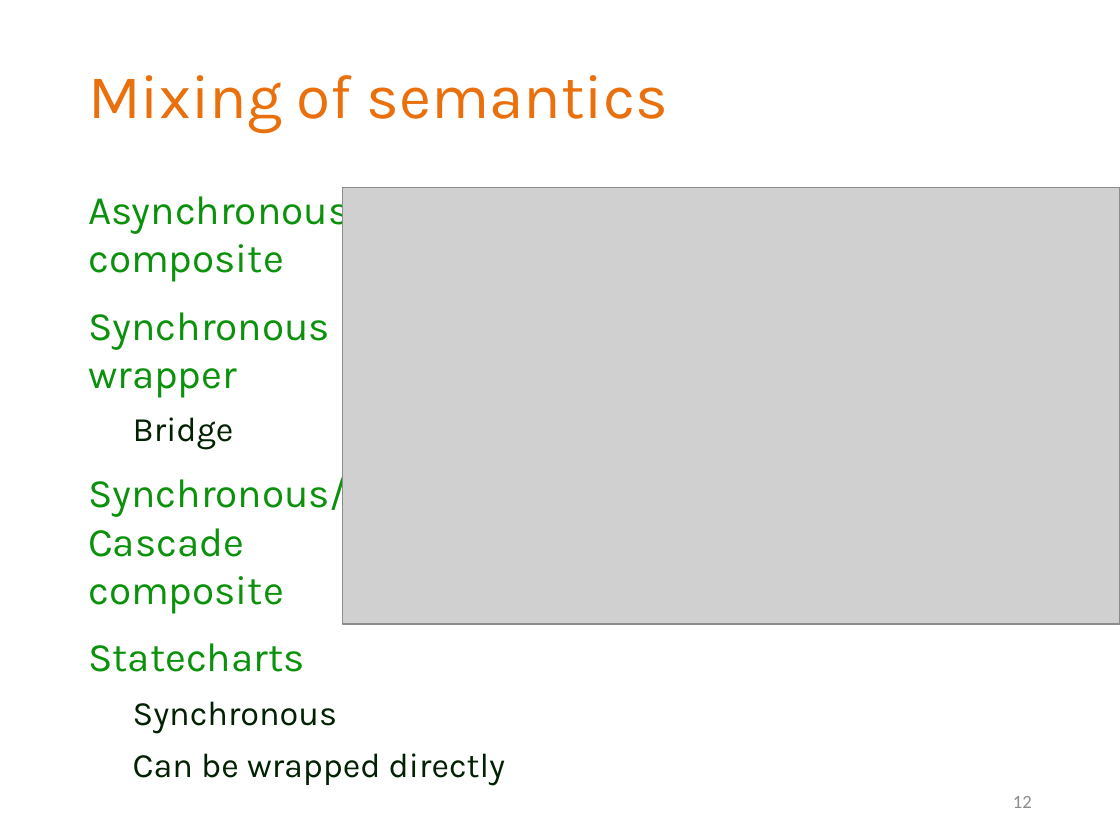
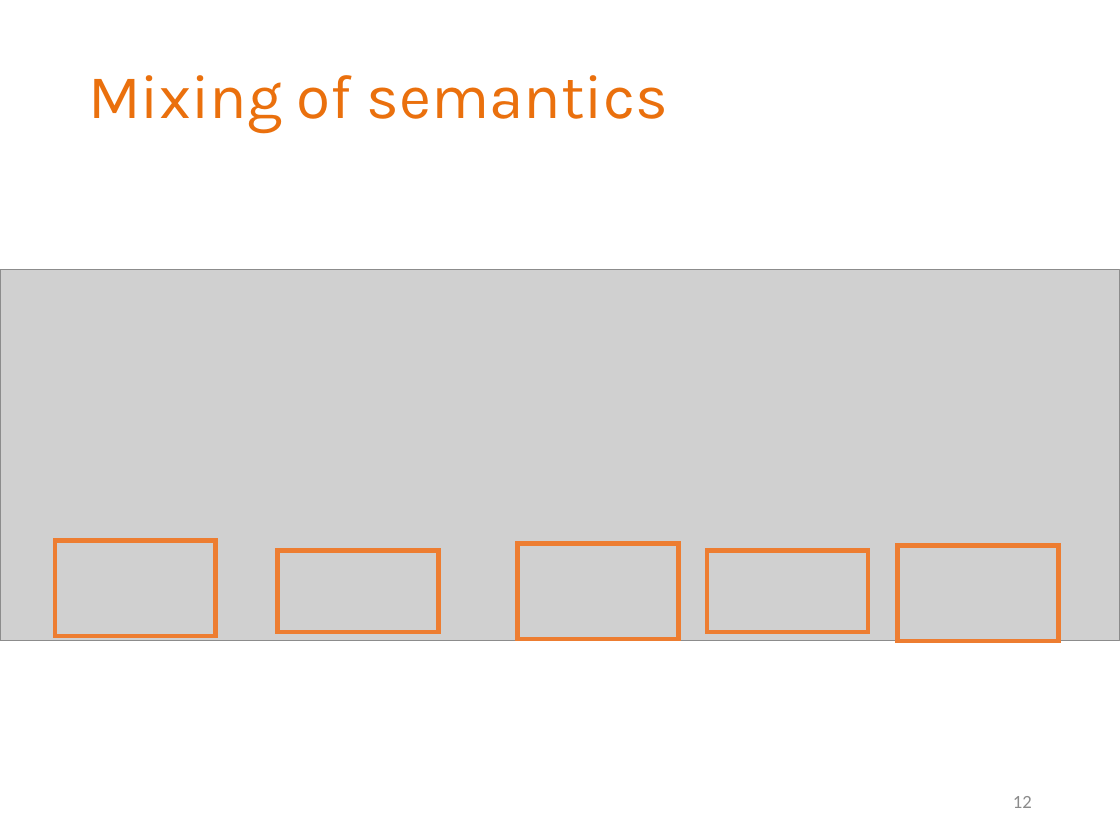
Before and after one commit to grbeni/minisymp2018, a slide deck: slide 12 of presentation/gb_mv_gamma.pptx. Drawn at 1120x840 pixels with LibreOffice and Linux fonts; fonts in the diff are those of the drawing; grey boxes stand for pictures; background and template pictures are left out. Boxes give left, top, right and bottom in pixels: in the first picture for what was removed or moved away, otherwise in the second. Text is boxed around its words. In the diff, an @@ line names an element or a change of style, - is before the commit and + after.

Commit message:
Metamodel added to semantics mixing.

```diff
--- a/presentation/gb_mv_gamma.pptx
+++ b/presentation/gb_mv_gamma.pptx
@@ text removed at box(88, 188, 505, 786) @@
-Asynchronous
-composite
-Synchronous
-wrapper
-  Bridge
-Synchronous/
-Cascade
-composite
-Statecharts
-  Synchronous
-  Can be wrapped directly
@@ picture: place and size @@
-picture at box(343, 187, 1120, 624)
+picture at box(0, 270, 1120, 642)
@@ rectangle added at box(55, 540, 216, 635), outline #ED7D31 3 pt @@
@@ rectangle added at box(278, 551, 439, 633), outline #ED7D31 3 pt @@
@@ rectangle added at box(517, 543, 679, 638), outline #ED7D31 3 pt @@
@@ rectangle added at box(707, 551, 868, 633), outline #ED7D31 3 pt @@
@@ rectangle added at box(897, 545, 1058, 641), outline #ED7D31 3 pt @@
```
Also in this commit, not shown: 1 slide removed, 2 other files.
